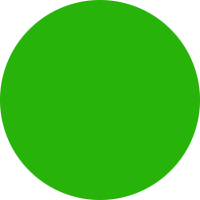
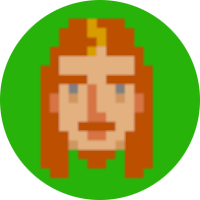
Revision of a layered (200, 200) image; what changed, layer by layer:
added layer "Eingefügte Ebene" above "Hintergrund" over left=39, top=17, right=154, bottom=179
